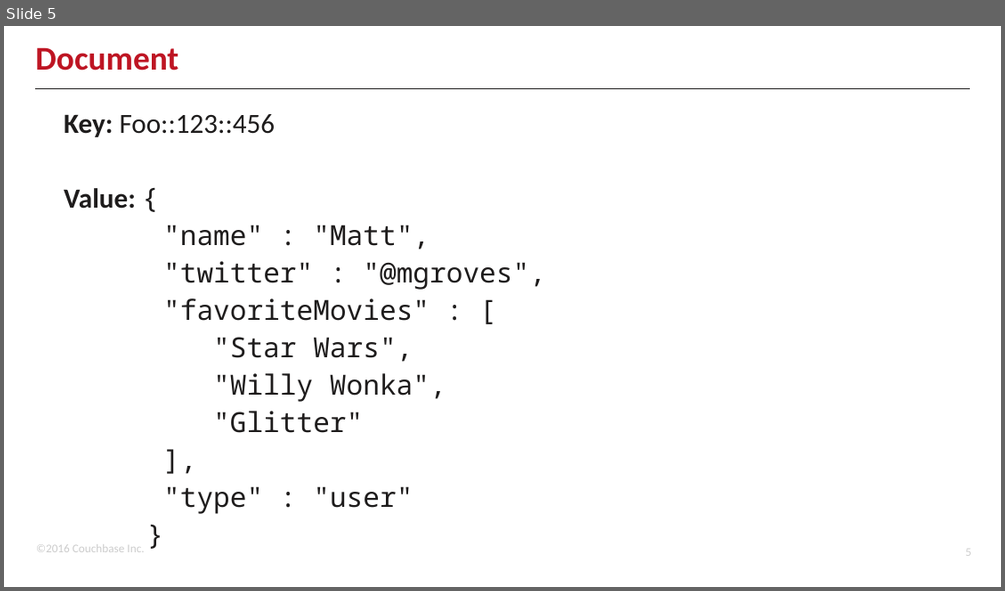
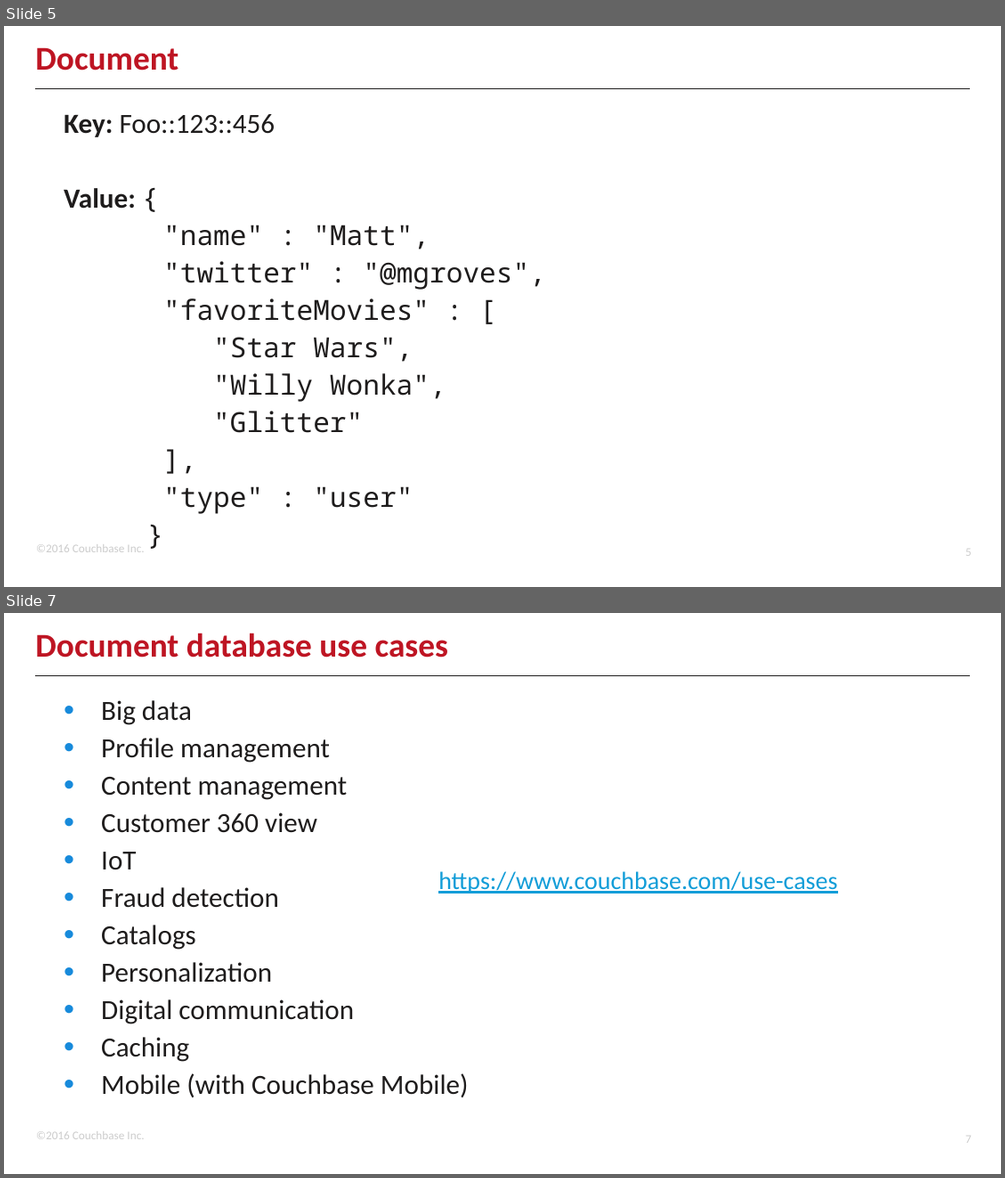
Before and after one commit to couchbaselabs/aspnet-nosql-workshop, a slide deck: 02/02.pptx. Shown one above the other, each under a label of ours: slide 5 before the commit, slides 5 and 7 after it; the slides between them are not shown. The pictures are 1005x591 and 1005x1178 pixels, drawn with LibreOffice and Linux fonts; fonts in the diff are those of the drawing; background and template pictures are left out. Boxes give left, top, right and bottom in pixels: in the first picture for what was removed or moved away, otherwise in the second. Text is boxed around its words. In the diff, an @@ line names an element or a change of style, - is before the commit and + after.

```diff
--- a/02/02.pptx
+++ b/02/02.pptx
@@ slide 7 added at (x1=4, y1=613, x2=1001, y2=1174), background #FFFFFF; not listed: 3 template elements that a slide beside it also shows @@
@@ title added at (x1=35, y1=633, x2=448, y2=657), 24 pt, text #BE1523, bold @@
+Document database use cases
@@ text added at (x1=101, y1=700, x2=469, y2=1097), 20 pt, text #1E1C1C @@
+• Big data
+• Profile management
+• Content management
+• Customer 360 view
+• IoT
+• Fraud detection
+• Catalogs
+• Personalization
+• Digital communication
+• Caching
+• Mobile (with Couchbase Mobile)
@@ text added at (x1=438, y1=871, x2=837, y2=893), 18 pt, text #129DD8, underline @@
+https://www.couchbase.com/use-cases
```
Also in this commit, not shown: 6 slides changed, 2 other slides added, 1 other file.
